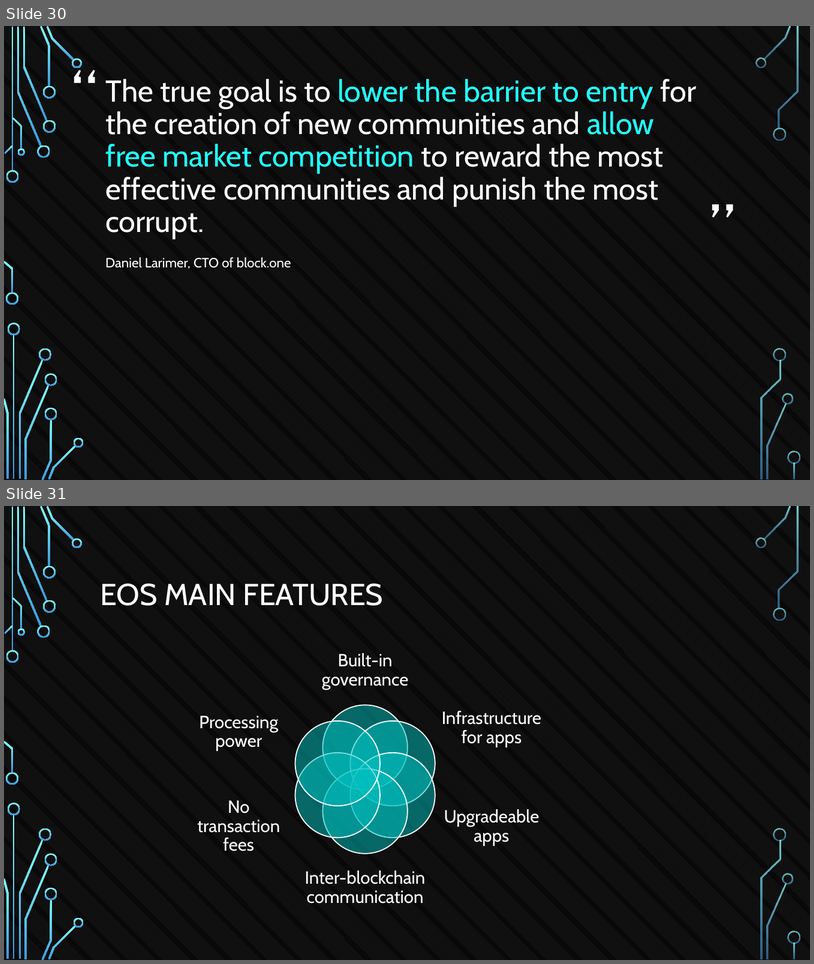
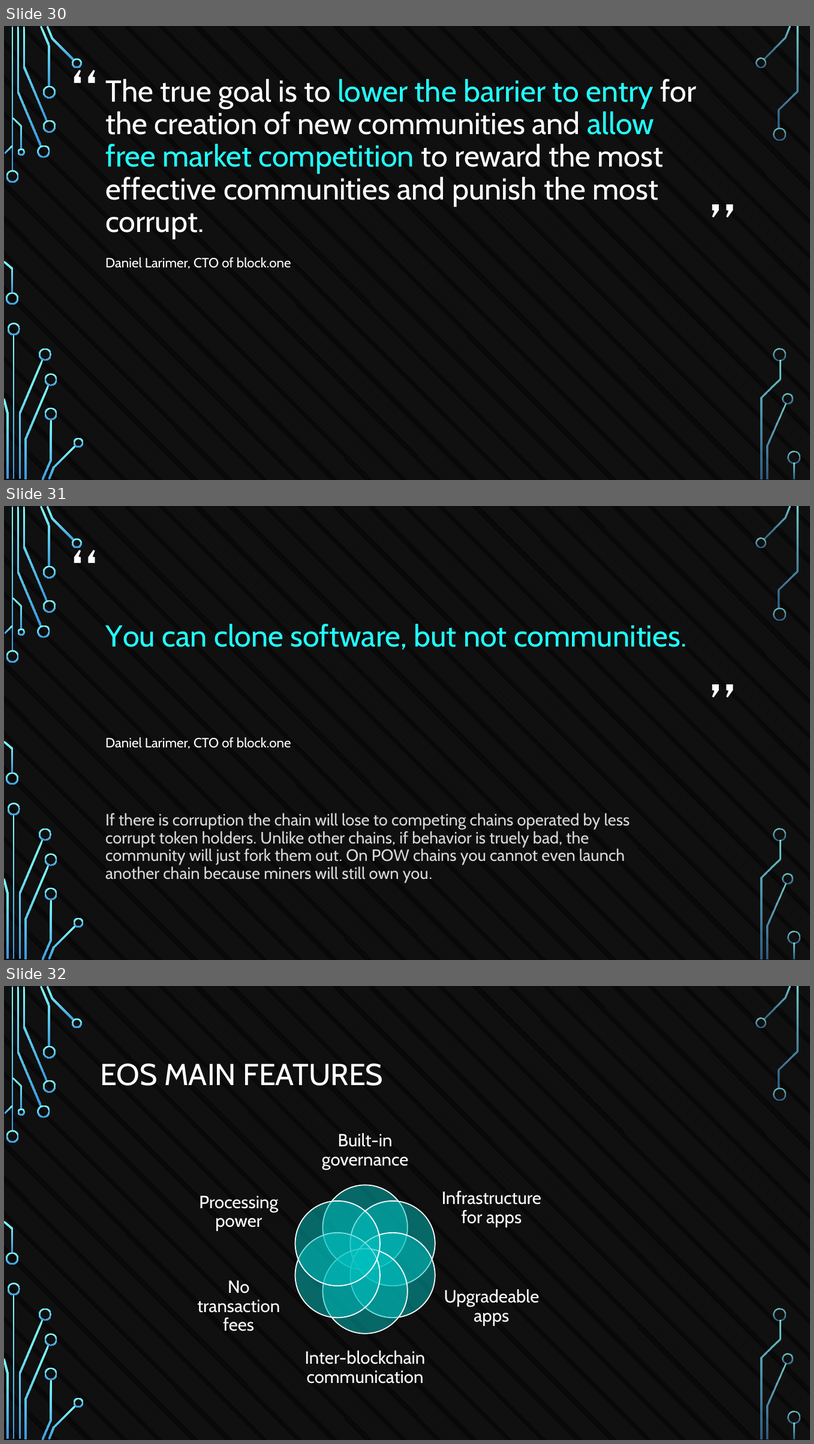
Before and after one commit to tokenika/tokenika.github.io, a slide deck: eostalk/EOS Talk BlockAliance.pptx. Shown one above the other, each under a label of ours: slides 30 and 31 before the commit, slides 30, 31 and 32 after it. The pictures are 814x964 and 814x1444 pixels, drawn with LibreOffice and Linux fonts; fonts in the diff are those of the drawing; background and template pictures are left out. Boxes give left, top, right and bottom in pixels: in the first picture for what was removed or moved away, otherwise in the second. Text is boxed around its words. In the diff, an @@ line names an element or a change of style, - is before the commit and + after.

```diff
--- a/eostalk/EOS Talk BlockAliance.pptx
+++ b/eostalk/EOS Talk BlockAliance.pptx
@@ slide 31 added at [4,506,810,960], background pattern #595959 on #000000; not listed: 38 template elements that a slide beside it also shows @@
@@ title added at [105,624,687,650], 36 pt, text #22FFFF @@
+You can clone software, but not communities.
@@ text added at [105,737,291,748], 16 pt, text #FFFFFF @@
+Daniel Larimer, CTO of block.one
@@ text added at [105,813,630,882], 19.5 pt, text #D9D9D9 @@
+If there is corruption the chain will lose to competing chains operated by less corrupt token holders. Unlike other chains, if behavior is truely bad, the community will just fork them out. On POW chains you cannot even launch another chain because miners will still own you.
@@ what was slide 31 is now slide 32 @@
```
Also in this commit, not shown: 5 other files.
